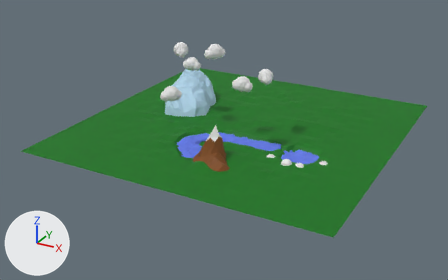
Two versions of the FBX model Assets/Art Assets/no skybox skybox.fbx, one commit apart.
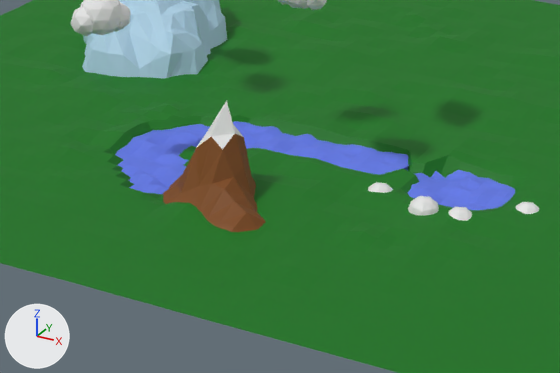
The first picture shows the older version from a 50 mm camera at (89.9, -173.9, 83.1) aimed at (-1.4, -7.8, 0.1). The close-ups show both versions on the part from 30% to 75% of the width and 32% to 79% of the height of that picture; other places that the commit changed are outside them. The lights are fixed; the arrows at lower left show +X, +Y and +Z. Where no turn or scale is listed for an object, it has been applied to the vertices.
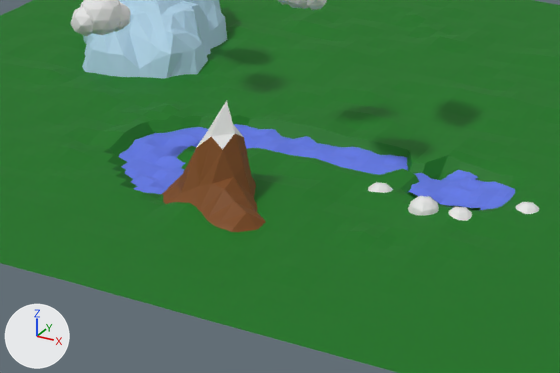
Pixel boxes (x1, y1, x2, y2) of what changed, in the close-ups (560 x 373 px):
```json
{"object": "Plane.003", "change": "moved", "before": [115, 121, 409, 194], "after": [119, 124, 408, 194]}
{"part": 1, "of": "me_cube_002", "change": "deleted", "before": [408, 192, 481, 210]}
{"part": 2, "of": "me_cube_002", "change": "deleted", "before": [476, 177, 512, 188]}
{"part": 3, "of": "me_cube_002", "change": "deleted", "before": [430, 171, 444, 180]}
```

The change, as JSON lines over the scene's bpy script:
```json
{"block": "me_cube_002", "where": "# used by ob_cube_002; location = (26.06, -13.75, -7.89)"}
{"op": "remove", "block": "me_cube_002", "code": "me_cube_002.from_pydata(...)  # 668 vertices, 633 faces; spans x -9.5..9.5, y -9.5..9.5, z 2.3..10.2"}
{"op": "add", "block": "me_cube_002", "code": "me_cube_002.from_pydata(...)  # 393 vertices, 339 faces; spans x -9.5..9.5, y -9.5..9.5, z 6.8..10.2"}
{"block": "me_cube_002", "change": "me_cube_002 part 1: 14 vertices removed from x -3.6..3.6, y -3.6..-2.4, z 9.0..9.9"}
{"block": "me_cube_002", "change": "me_cube_002 part 2: 6 vertices removed from x 2.4..4.7, y 7.1..8.3, z 9.2..9.5"}
{"block": "me_cube_002", "change": "me_cube_002 part 3: 4 vertices removed from x -4.7..-3.6, y 5.9..7.1, z 9.0..9.7"}
{"op": "set", "path": "ob_plane_003.location", "old": "(28.05, -10.16, 1.65)", "new": "(28.05, -10.16, 1.35)"}
```
